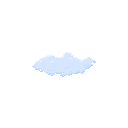
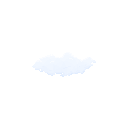
Two versions of the same layered image (128×128). Layer-by-layer changes:
added layer "Background copy 2" (lighten, 75%) above "Background copy" over [32, 52, 96, 77]
